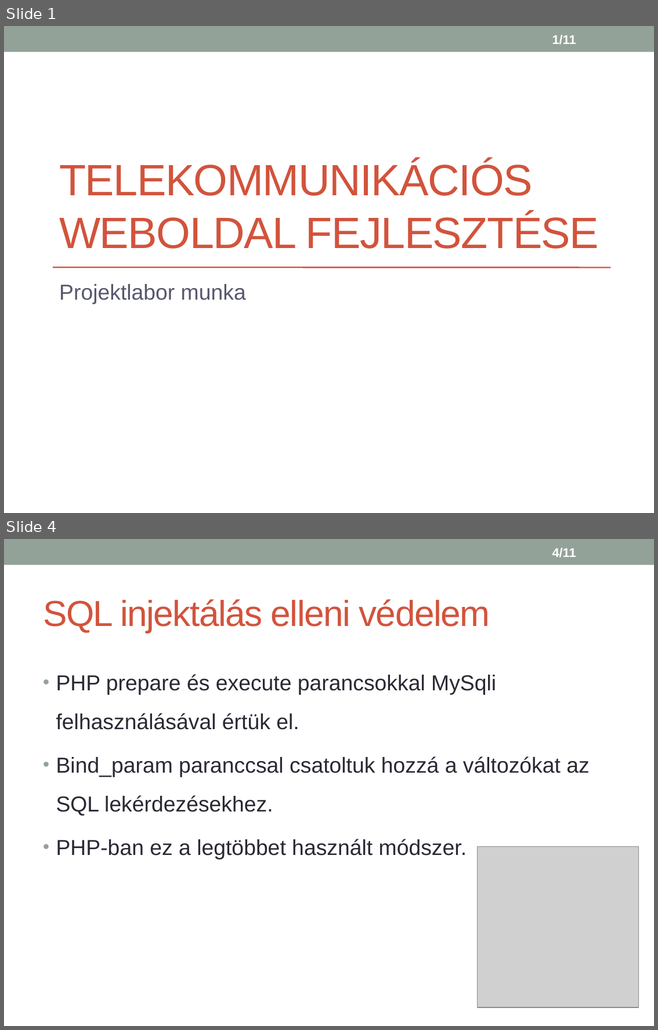
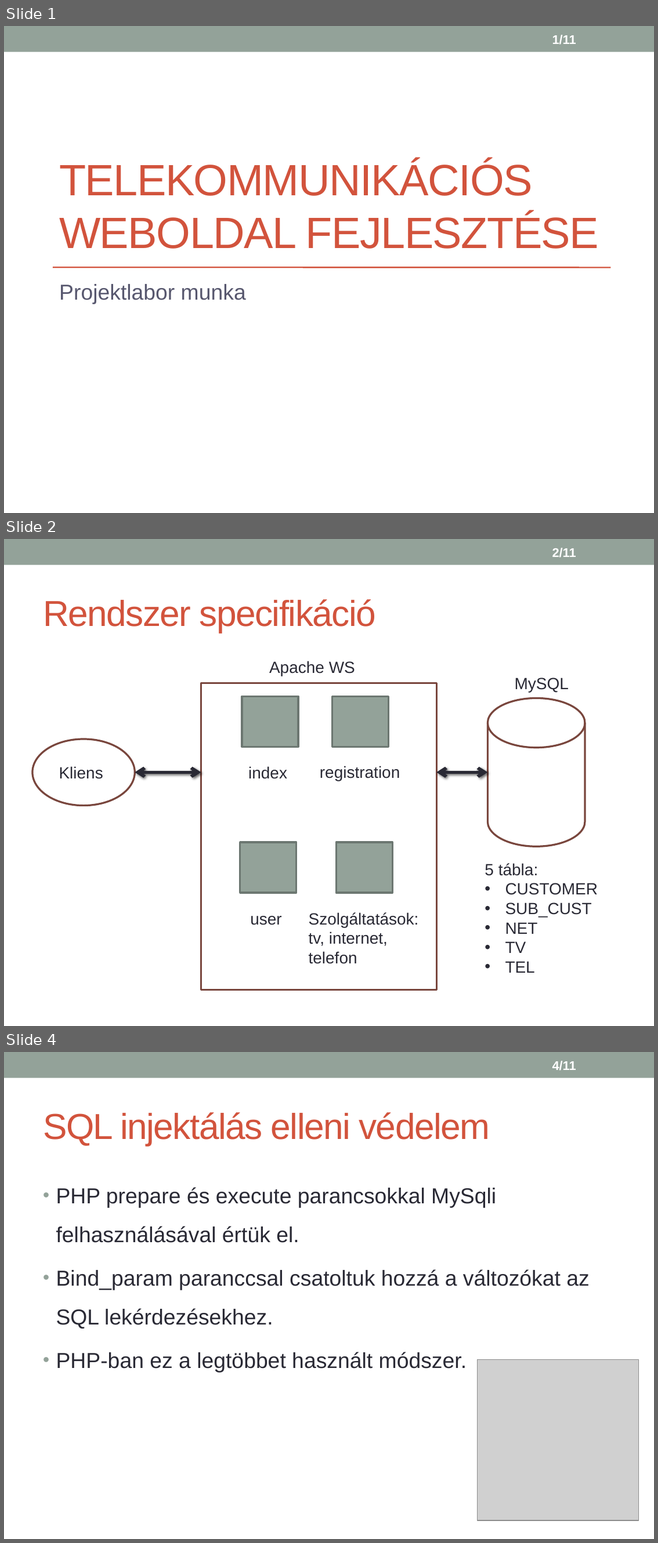
Before and after one commit to HegyiBazsi/Project-LAB-or-DIE, a slide deck: 2_bemutato.pptx. Shown one above the other, each under a label of ours: slides 1 and 4 before the commit, slides 1, 2 and 4 after it; the slides between them are not shown. The pictures are 658x1030 and 658x1543 pixels, drawn with LibreOffice and Linux fonts; fonts in the diff are those of the drawing; grey boxes stand for pictures. Boxes give left, top, right and bottom in pixels: in the first picture for what was removed or moved away, otherwise in the second. Text is boxed around its words. In the diff, an @@ line names an element or a change of style, - is before the commit and + after.

```diff
--- a/2_bemutato.pptx
+++ b/2_bemutato.pptx
@@ slide 2 added at [4, 539, 654, 1026], background #FFFFFF; not listed: 1 template element that a slide beside it also shows @@
@@ page number added at [552, 548, 576, 558], 14 pt, text #FFFFFF, bold @@
+2/11
@@ title added at [43, 599, 376, 633], 40 pt, text #D2533C @@
+Rendszer specifikáció
@@ text added at [269, 661, 355, 676], 18 pt, text #292934 @@
+Apache WS
@@ text added at [514, 678, 568, 692], 18 pt, text #292934 @@
+MySQL
@@ rectangle added at [201, 683, 436, 990], fill #FFFFFF, outline #79463D 2.08 pt @@
@@ rectangle added at [242, 696, 298, 747], fill #93A299, outline #6D7871 2.08 pt @@
@@ rectangle added at [332, 696, 389, 747], fill #93A299, outline #6D7871 2.08 pt @@
@@ cylinder added at [487, 698, 585, 846], fill #FFFFFF, outline #79463D 2.08 pt @@
@@ ellipse added at [32, 739, 134, 805], fill #FFFFFF, outline #79463D 2.08 pt @@
@@ text added at [59, 766, 103, 779], 18 pt, text #292934 @@
+Kliens
@@ double arrow added from (134, 772) to (201, 772), #292934 3.5 pt @@
@@ text added at [248, 766, 287, 779], 18 pt, text #292934 @@
+index
@@ text added at [320, 766, 400, 781], 18 pt, text #292934 @@
+registration
@@ double arrow added from (487, 772) to (436, 772), #292934 3.5 pt @@
@@ rectangle added at [240, 842, 296, 893], fill #93A299, outline #6D7871 2.08 pt @@
@@ rectangle added at [336, 842, 393, 893], fill #93A299, outline #6D7871 2.08 pt @@
@@ text added at [484, 863, 598, 973], 18 pt, text #292934 @@
+5 tábla:
+• CUSTOMER
+• SUB_CUST
+• NET
+• TV
+• TEL
@@ text added at [250, 916, 281, 925], 18 pt, text #292934 @@
+user
@@ text added at [308, 913, 419, 964], 18 pt, text #292934 @@
+Szolgáltatások:
+tv, internet,
+telefon
```
Also in this commit, not shown: 4 slides changed, 1 slide removed.
